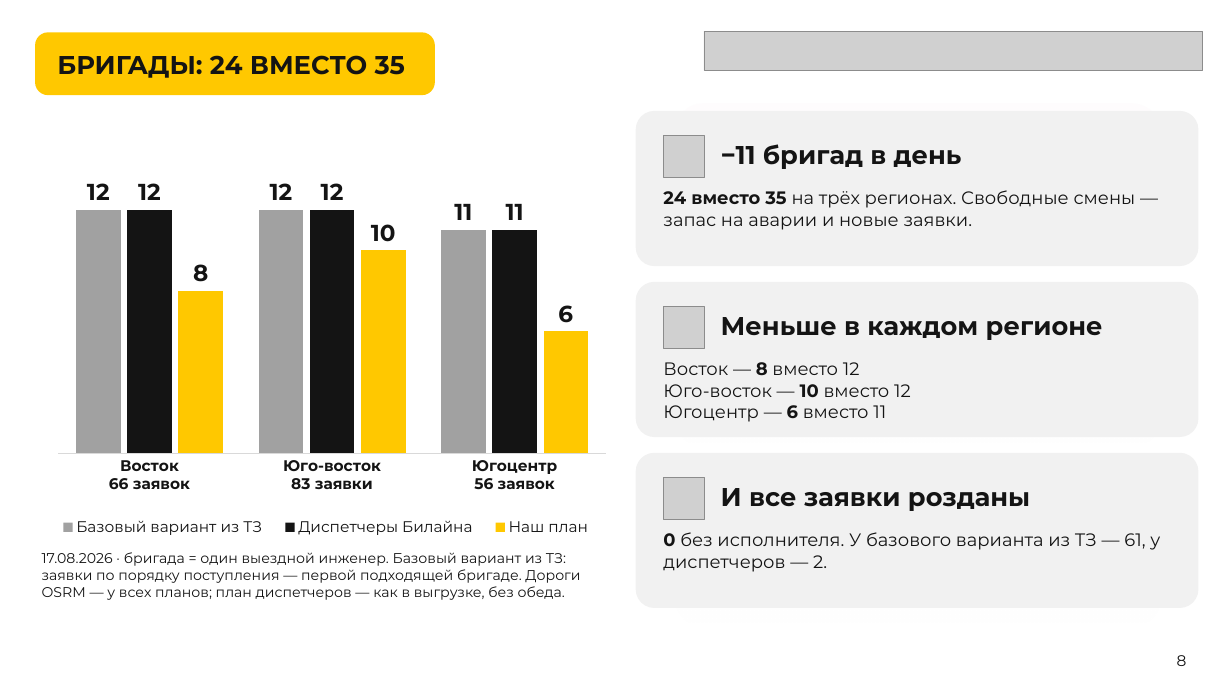
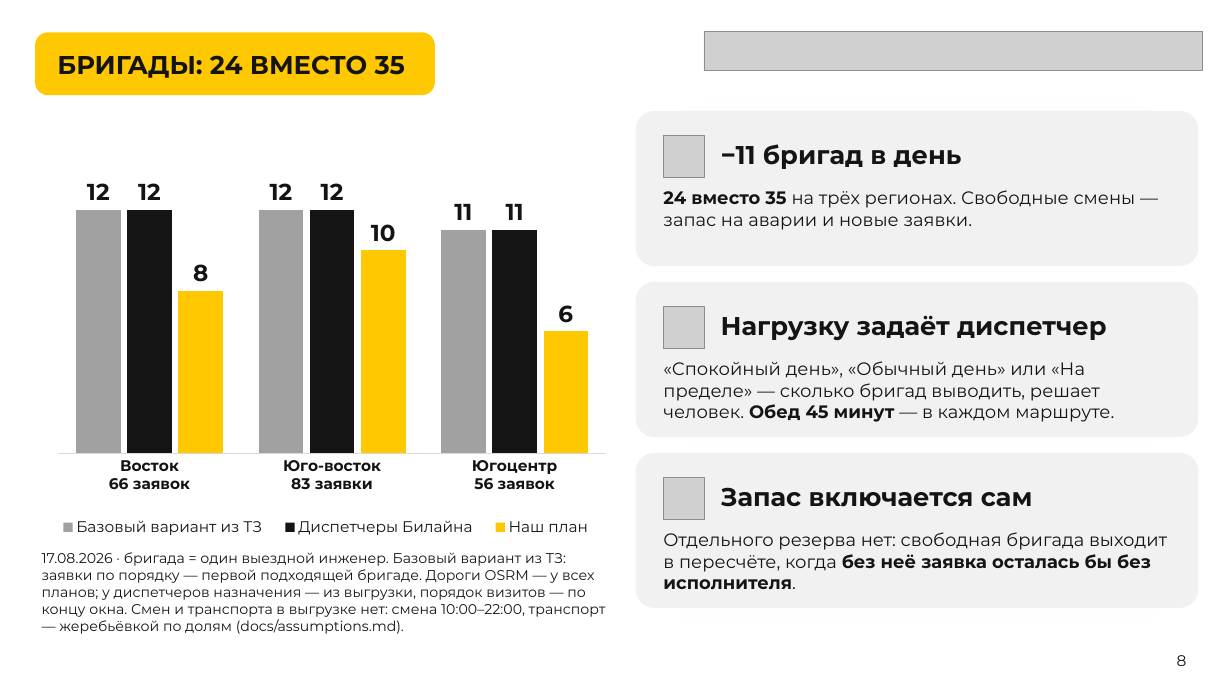
Before and after one commit to earlyr1/beeline-routing, a slide deck: slide 8 of ЛЦТ2026_Презентация_верные_обязательные_слайды.pptx. Drawn at 1232x693 pixels with LibreOffice and Linux fonts; fonts in the diff are those of the drawing; grey boxes stand for pictures. Boxes give left, top, right and bottom in pixels: in the first picture for what was removed or moved away, otherwise in the second. Text is boxed around its words. In the diff, an @@ line names an element or a change of style, - is before the commit and + after.

```diff
--- a/ЛЦТ2026_Презентация_верные_обязательные_слайды.pptx
+++ b/ЛЦТ2026_Презентация_верные_обязательные_слайды.pptx
@@ text at [721, 315, 1107, 340]: text changed @@
-Меньше в каждом регионе
+Нагрузку задаёт диспетчер
@@ text at [663, 361, 1114, 422]: text changed @@
-Восток — 8 вместо 12
-Юго-восток — 10 вместо 12
-Югоцентр — 6 вместо 11
+«Спокойный день», «Обычный день» или «На пределе» — сколько бригад выводить, решает человек. Обед 45 минут — в каждом маршруте.
@@ text at [721, 487, 1033, 507]: text changed @@
-И все заявки розданы
+Запас включается сам
@@ text at [663, 532, 1167, 589]: text changed @@
-0 без исполнителя. У базового варианта из ТЗ — 61, у диспетчеров — 2.
+Отдельного резерва нет: свободная бригада выходит в пересчёте, когда без неё заявка осталась бы без исполнителя.
@@ text at [42, 552, 606, 634]: text changed @@
-17.08.2026 · бригада = один выездной инженер. Базовый вариант из ТЗ: заявки по порядку поступления — первой подходящей бригаде. Дороги OSRM — у всех планов; план диспетчеров — как в выгрузке, без обеда.
+17.08.2026 · бригада = один выездной инженер. Базовый вариант из ТЗ: заявки по порядку — первой подходящей бригаде. Дороги OSRM — у всех планов; у диспетчеров назначения — из выгрузки, порядок визитов — по концу окна. Смен и транспорта в выгрузке нет: смена 10:00–22:00, транспорт — жеребьёвкой по долям (docs/assumptions.md).
```
Also in this commit, not shown: 12 other slides changed, 36 other files.
